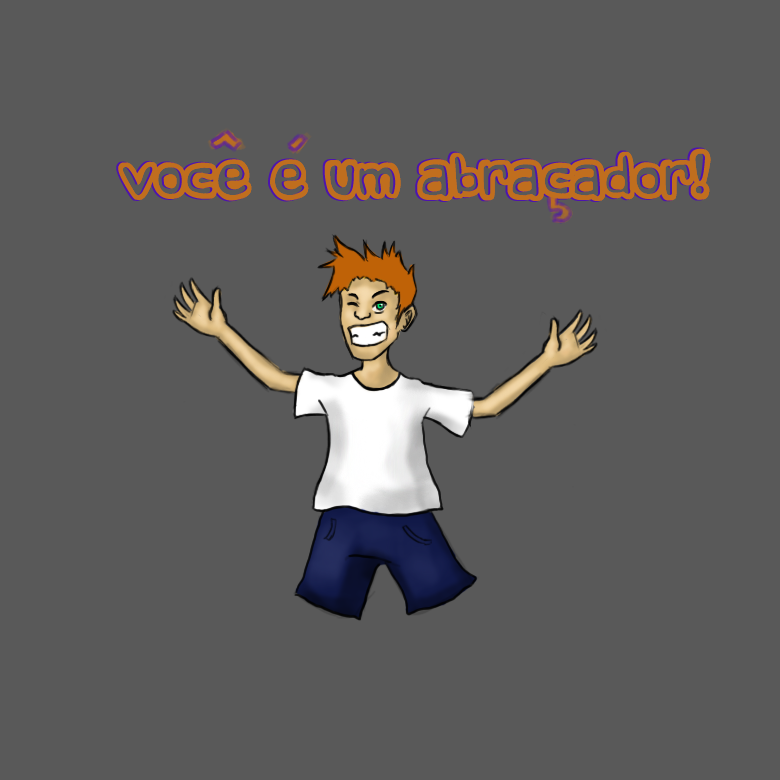
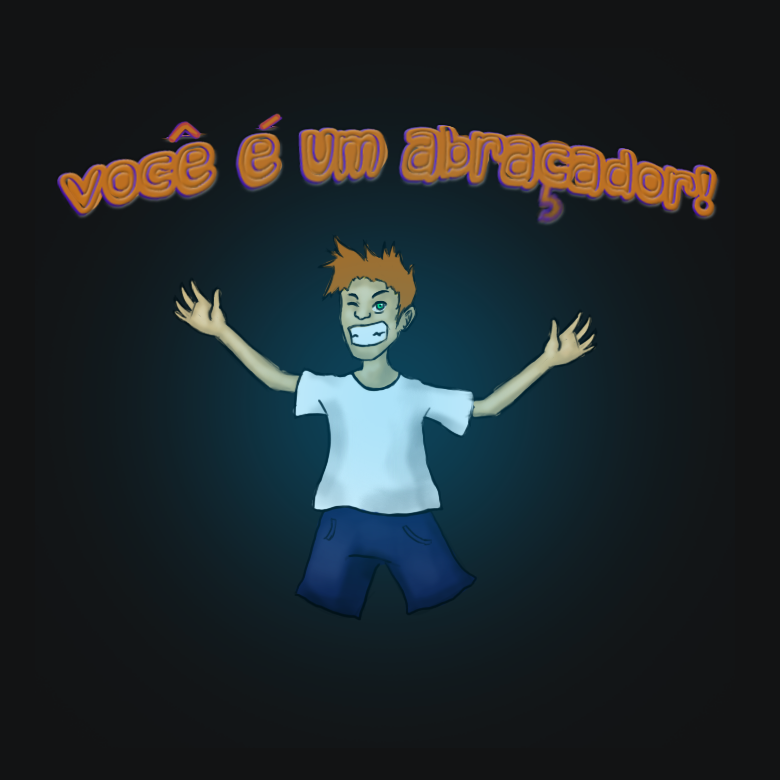
Before/after of a w=780, h=780 layered artwork. What changed in the layer stack:
added layer "Camada 15" (32%) above "Camada 13" over [35, 48, 735, 748]
added layer "Camada 13" above "Camada 7" over [167, 112, 283, 144]
painted on "Camada 11" over [57, 125, 718, 225]
removed layer "Voce e um abracador! copiar" over [116, 127, 711, 224]
hid "Voce e um abracador!" over [118, 148, 711, 201]
painted on "Camada 9" over [171, 123, 187, 142]
added layer "Camada 14" above "Camada 0" over [66, 129, 713, 211]
painted on "Camada 0" over [0, 0, 780, 780]
